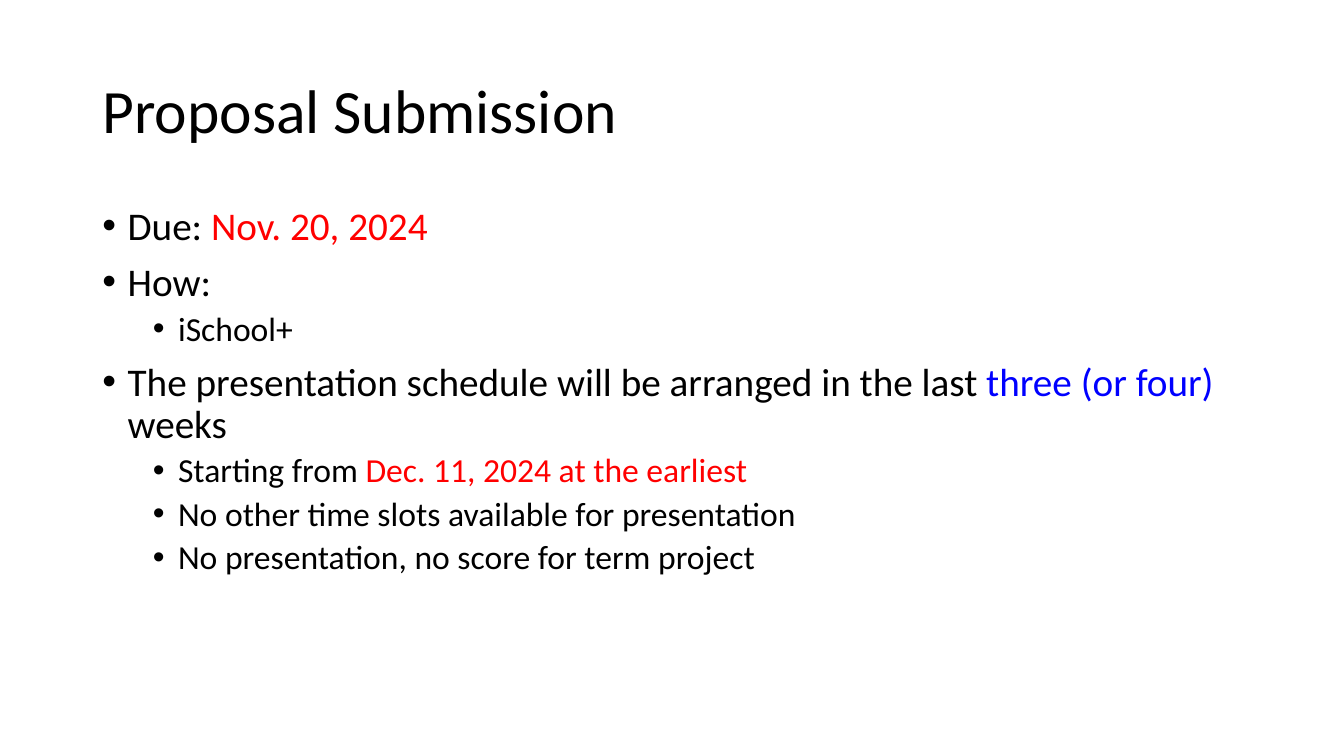
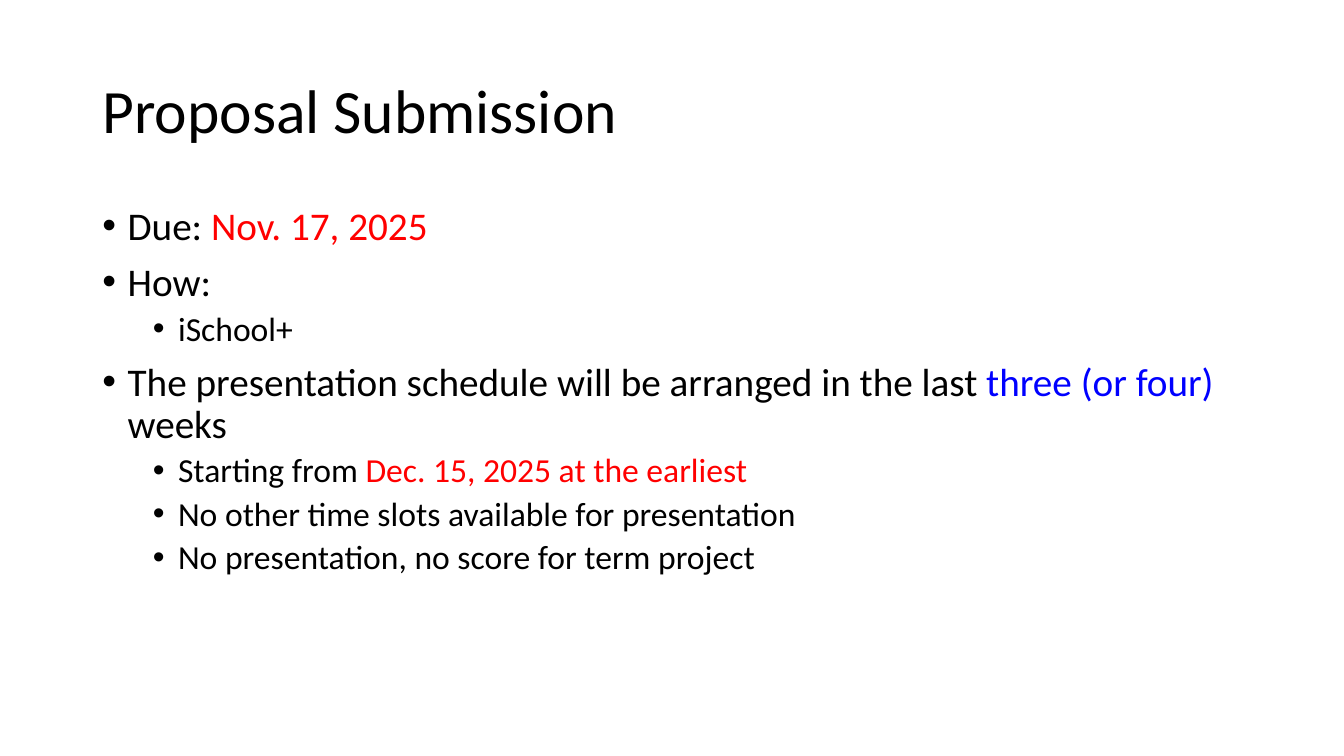
Before and after one commit to chriswjh/chriswjh.github.io, a slide deck: slide 4 of BDM/proposal.pptx. Drawn at 1344x756 pixels with LibreOffice and Linux fonts; fonts in the diff are those of the drawing. Boxes give left, top, right and bottom in pixels: in the first picture for what was removed or moved away, otherwise in the second. Text is boxed around its words. In the diff, an @@ line names an element or a change of style, - is before the commit and + after.

```diff
--- a/BDM/proposal.pptx
+++ b/BDM/proposal.pptx
@@ text at <box>128,214,427,245</box>: text changed @@
-• Due: Nov. 20, 2024
+• Due: Nov. 17, 2025
@@ text at <box>178,458,747,488</box>: text changed @@
-  • Starting from Dec. 11, 2024 at the earliest
+  • Starting from Dec. 15, 2025 at the earliest
```
Also in this commit, not shown: 3 other slides changed, 3 slides added.
